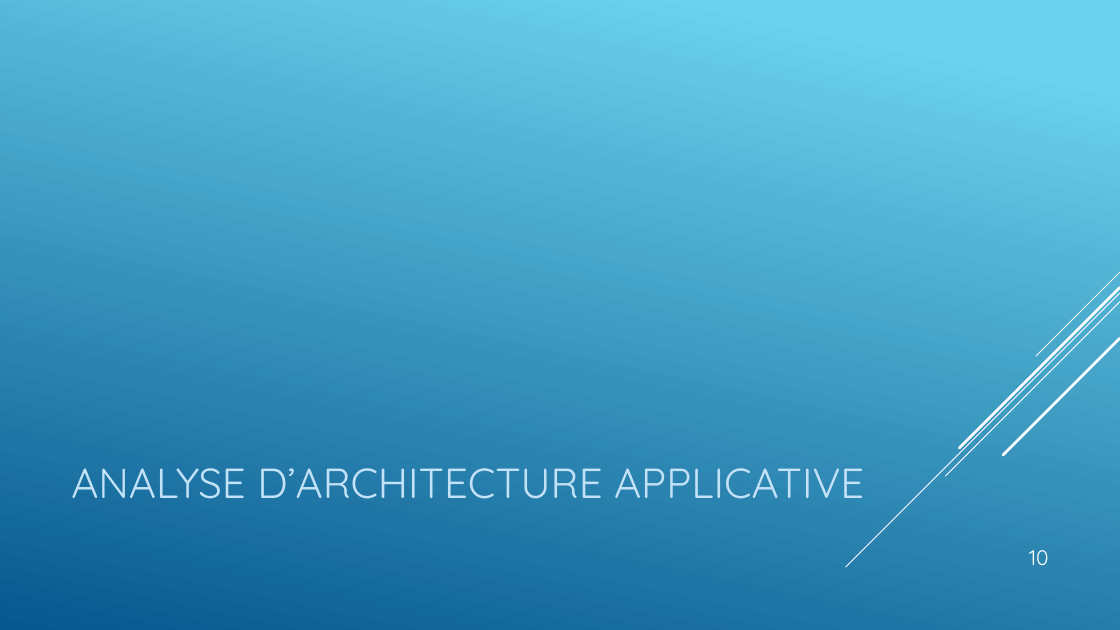
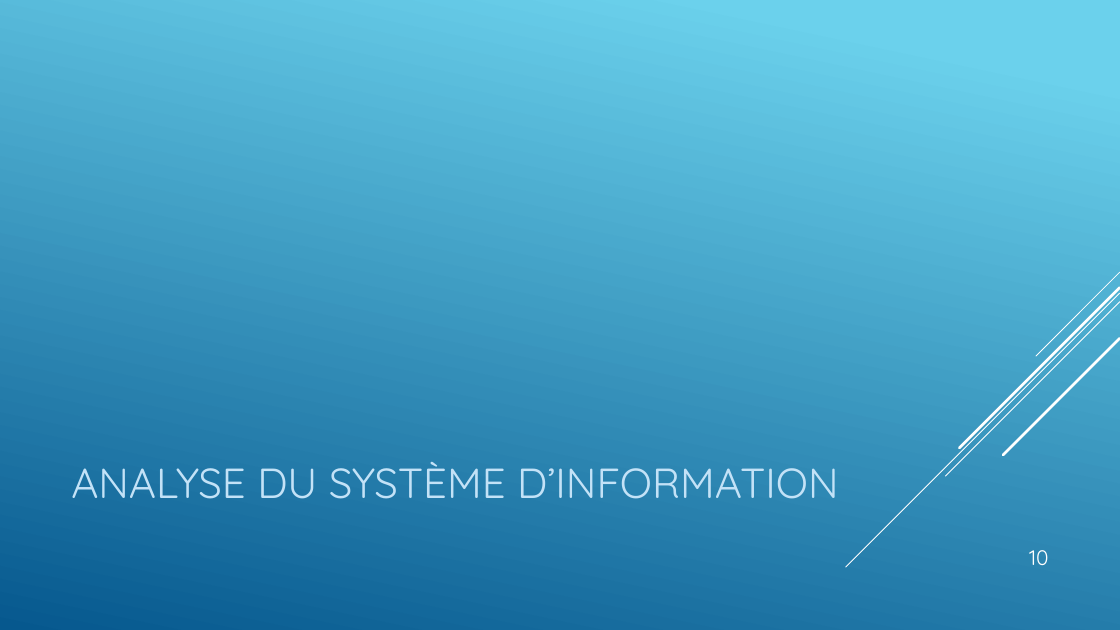
Before and after one commit to CGAL-MPIR-209/209_Project, a slide deck: slide 10 of Planches Aero-Breizh.pptx. Drawn at 1120x630 pixels with LibreOffice and Linux fonts; fonts in the diff are those of the drawing. Boxes give left, top, right and bottom in pixels: in the first picture for what was removed or moved away, otherwise in the second. Text is boxed around its words. In the diff, an @@ line names an element or a change of style, - is before the commit and + after.

```diff
--- a/Planches Aero-Breizh.pptx
+++ b/Planches Aero-Breizh.pptx
@@ title at (71, 462, 839, 499): text changed @@
-ANALYSE D’ARCHITECTURE APPLICATIVE
+ANALYSE DU SYSTÈME D’INFORMATION
```
Also in this commit, not shown: 4 other slides changed, 3 slides added, 6 slides removed, 2 other files.
